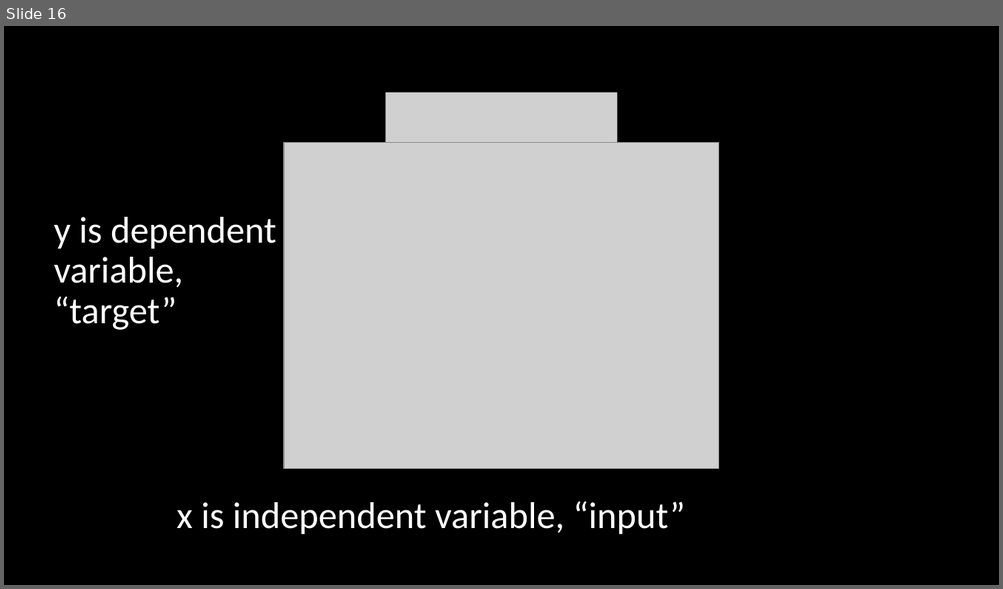
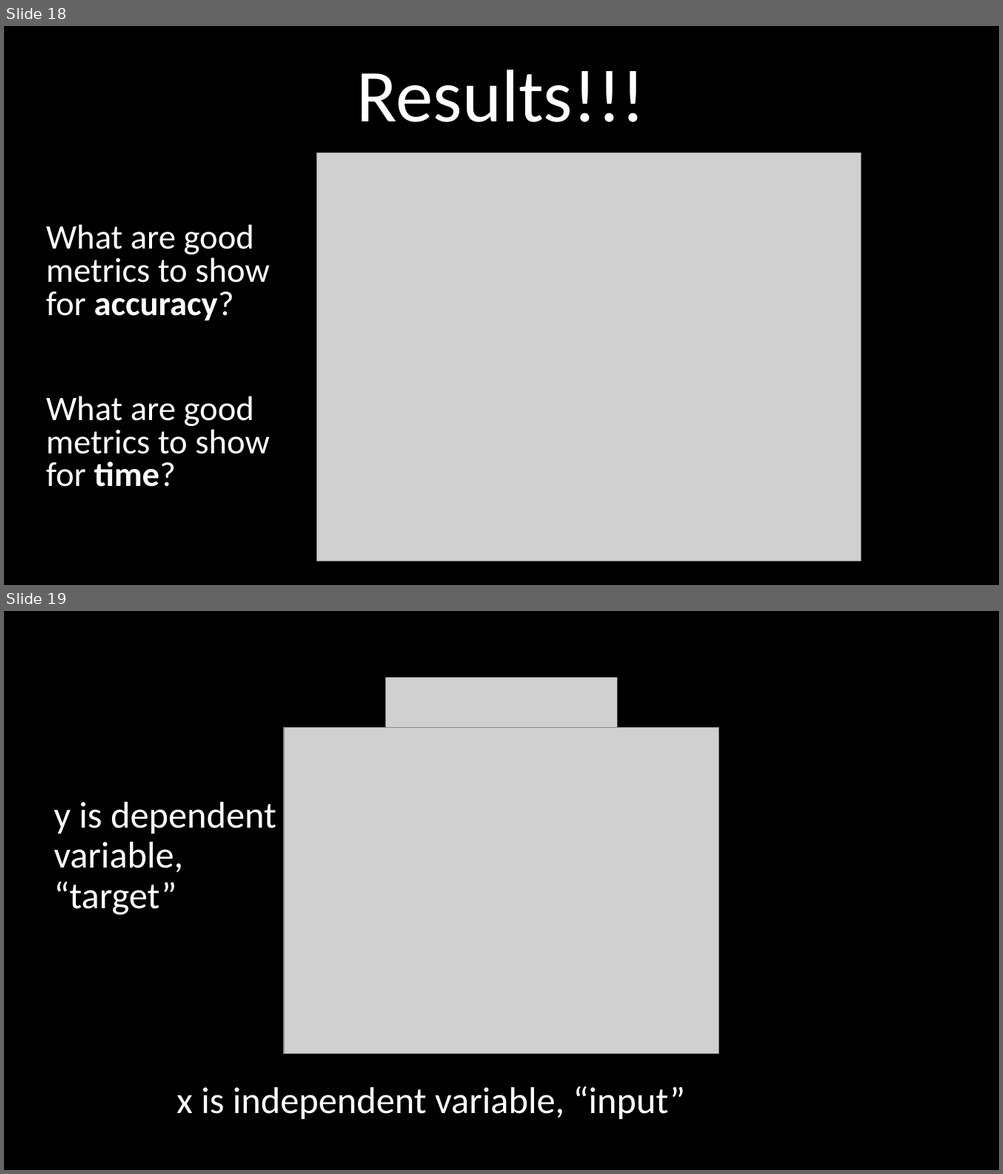
Before and after one commit to PhilParisi/gpr_ms_thesis, a slide deck: presentations/28March2023_committee.pptx. Shown one above the other, each under a label of ours: slide 16 before the commit, slides 18 and 19 after it. The pictures are 1003x589 and 1003x1174 pixels, drawn with LibreOffice and Linux fonts; fonts in the diff are those of the drawing; grey boxes stand for pictures. Boxes give left, top, right and bottom in pixels: in the first picture for what was removed or moved away, otherwise in the second. Text is boxed around its words. In the diff, an @@ line names an element or a change of style, - is before the commit and + after.

```diff
--- a/presentations/28March2023_committee.pptx
+++ b/presentations/28March2023_committee.pptx
@@ slide 18 added at <box>4,26,999,585</box>, background #000000 @@
@@ title added at <box>357,70,646,122</box>, 72 pt, text #FFFFFF @@
+Results!!!
@@ picture added at <box>316,153,860,562</box> @@
@@ text added at <box>46,224,269,321</box>, 33.3 pt, text #FFFFFF @@
+What are good metrics to show for accuracy?
@@ text added at <box>46,396,269,487</box>, 33.3 pt, text #FFFFFF @@
+What are good metrics to show for time?
@@ what was slide 16 is now slide 19 @@
```
Also in this commit, not shown: 2 other slides added, 5 other files.
